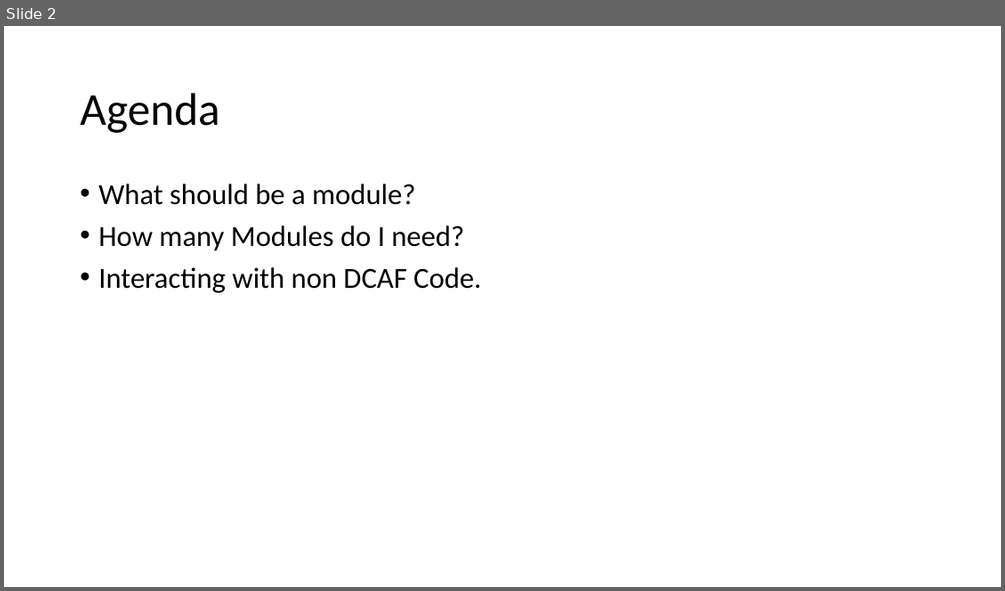
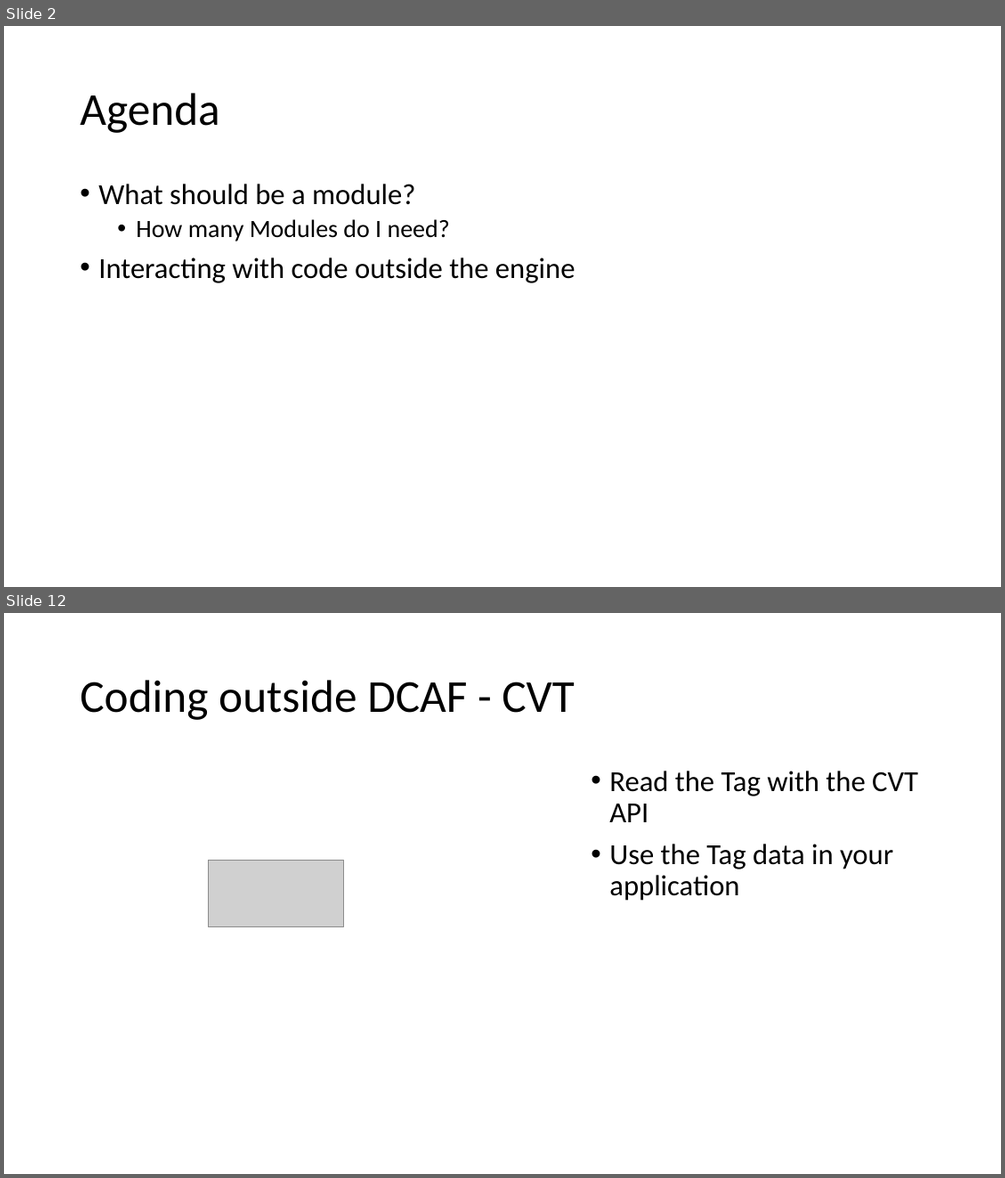
Before and after one commit to LabVIEW-DCAF/Documentation, a slide deck: Trunk/Getting Started Material/DCAF Training/4 Designing an application with DCAF.pptx. Shown one above the other, each under a label of ours: slide 2 before the commit, slides 2 and 12 after it; the slides between them are not shown. The pictures are 1005x591 and 1005x1178 pixels, drawn with LibreOffice and Linux fonts; fonts in the diff are those of the drawing; grey boxes stand for pictures. Boxes give left, top, right and bottom in pixels: in the first picture for what was removed or moved away, otherwise in the second. Text is boxed around its words. In the diff, an @@ line names an element or a change of style, - is before the commit and + after.

```diff
--- a/Trunk/Getting Started Material/DCAF Training/4 Designing an application with DCAF.pptx
+++ b/Trunk/Getting Started Material/DCAF Training/4 Designing an application with DCAF.pptx
@@ slide 12 added at (4, 613, 1001, 1174), background #FFFFFF @@
@@ title added at (80, 680, 574, 720), 44 pt, text #000000 @@
+Coding outside DCAF - CVT
@@ text added at (609, 771, 918, 900), 28 pt, text #000000 @@
+• Read the Tag with the CVT API
+• Use the Tag data in your application
@@ picture added at (208, 860, 343, 927) @@
@@ slide 2 changed as well @@
@@ text at (136, 219, 450, 241): size 28 to 24 pt in "How many Modules do I need?"; list level 1 to 2 in "How many Modules do I ..." @@
@@ text at (98, 257, 575, 283): text changed @@
-• Interacting with non DCAF Code.
+• Interacting with code outside the engine
```
Also in this commit, not shown: 13 other slides added, 1 slide removed.
